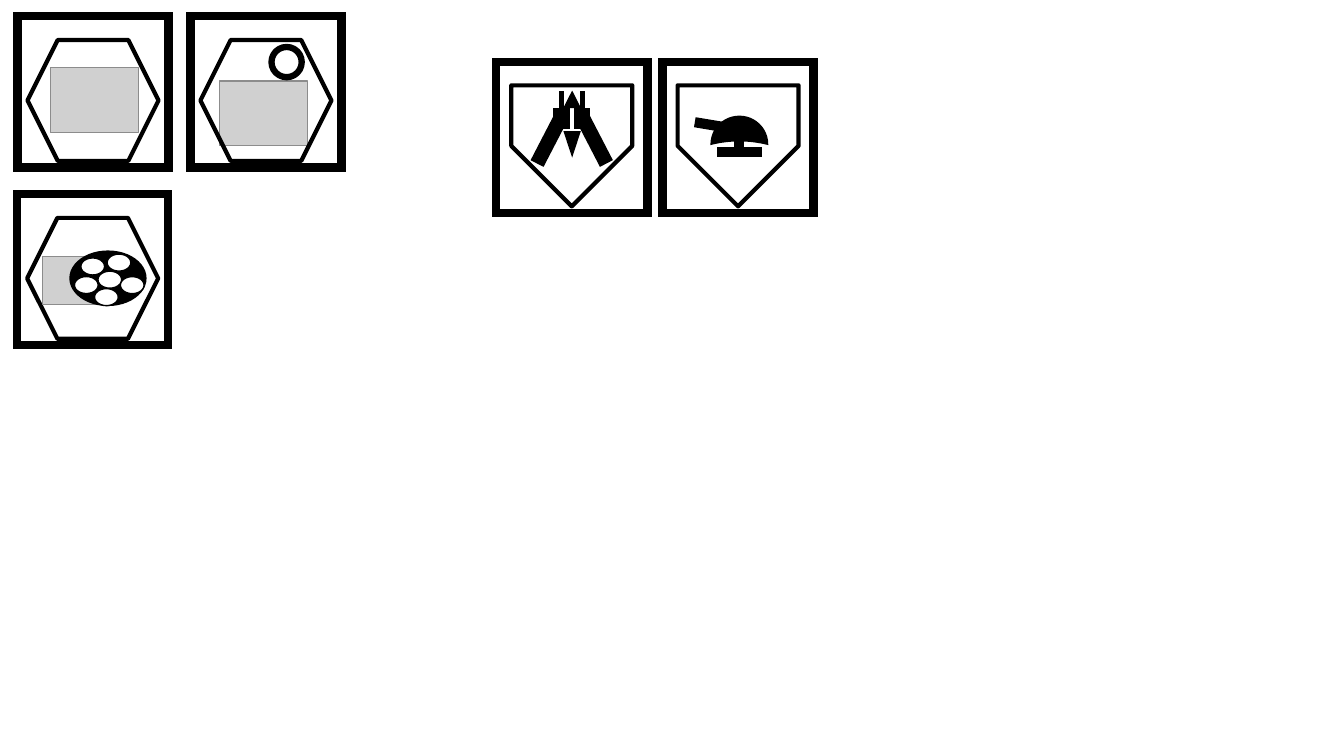
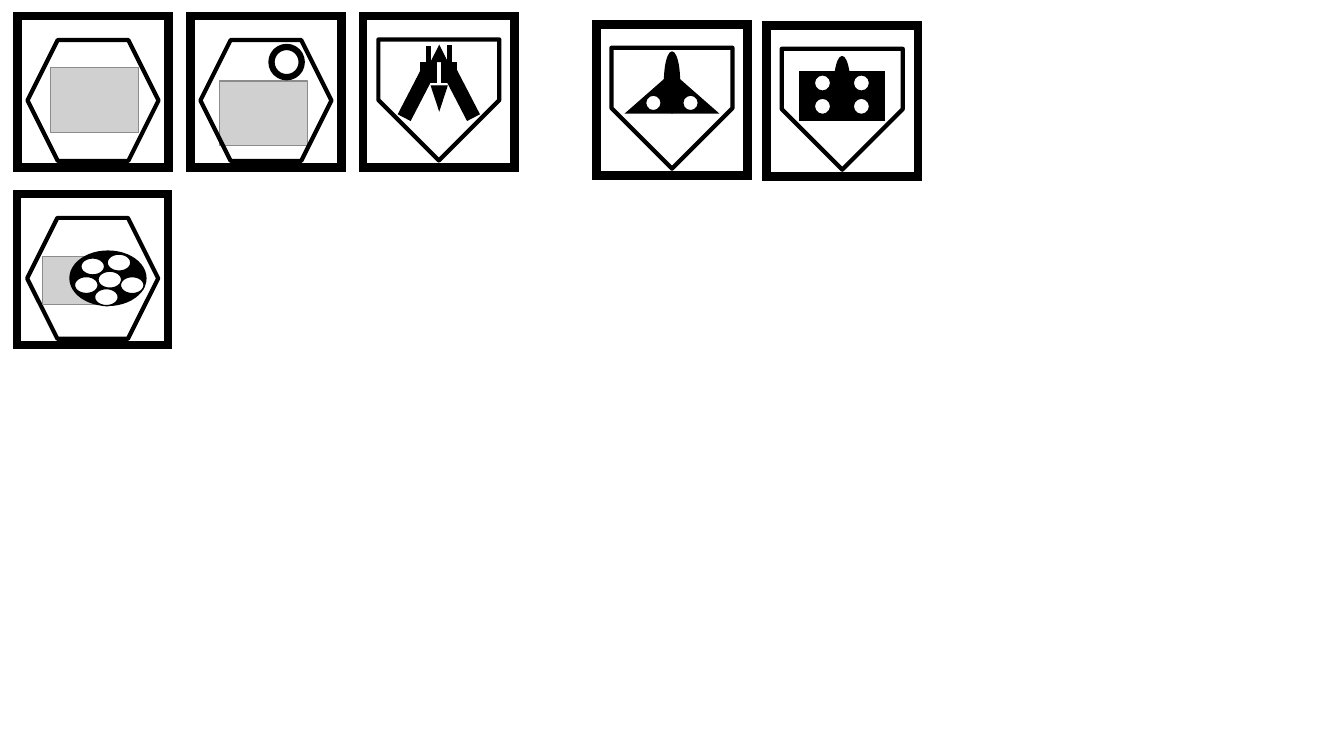
Before and after one commit to alexliuhust/JS_ChessGames, a slide deck: slide 4 of image process/drawings sifi.pptx. Drawn at 1344x756 pixels with LibreOffice and Linux fonts; fonts in the diff are those of the drawing; grey boxes stand for pictures. Boxes give left, top, right and bottom in pixels: in the first picture for what was removed or moved away, otherwise in the second. Text is boxed around its words. In the diff, an @@ line names an element or a change of style, - is before the commit and + after.

```diff
--- a/image process/drawings sifi.pptx
+++ b/image process/drawings sifi.pptx
@@ rectangle: place and size @@
-rectangle at (662, 63, 814, 214)
+rectangle at (597, 24, 748, 175)
@@ rectangle added at (767, 25, 919, 176), outline #000000 6 pt @@
@@ pentagon arrow: place and size @@
-pentagon arrow at (678, 86, 799, 207)
+pentagon arrow at (612, 47, 733, 168)
@@ pentagon arrow added at (782, 48, 903, 169), outline #000000 3 pt @@
@@ 7 rectangles, 2 triangles, 1 pentagon arrow: place and size @@
-7 rectangles, 2 triangles, 1 pentagon arrow at (496, 63, 647, 214)
+7 rectangles, 2 triangles, 1 pentagon arrow at (363, 16, 514, 167)
@@ rectangle at (800, 72, 884, 120): rotation 9 to 0 degrees @@
@@ group added at (627, 52, 718, 113): 3 ellipses, 1 triangle @@
@@ moon removed at (712, 116, 768, 144) @@
@@ group added at (815, 56, 869, 120): 5 ellipses @@
@@ rectangle removed at (718, 148, 762, 157) @@
@@ rectangle removed at (735, 139, 743, 148) @@
```
Also in this commit, not shown: 7 other files.
